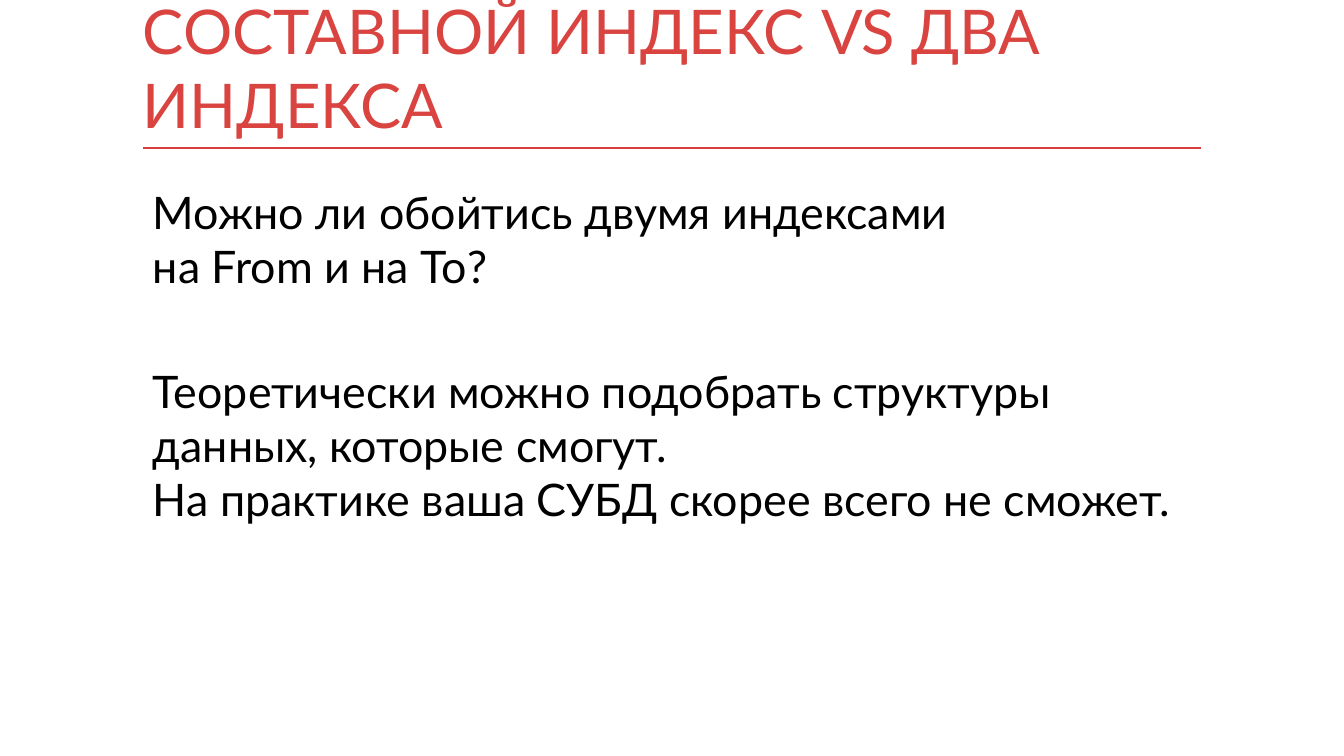
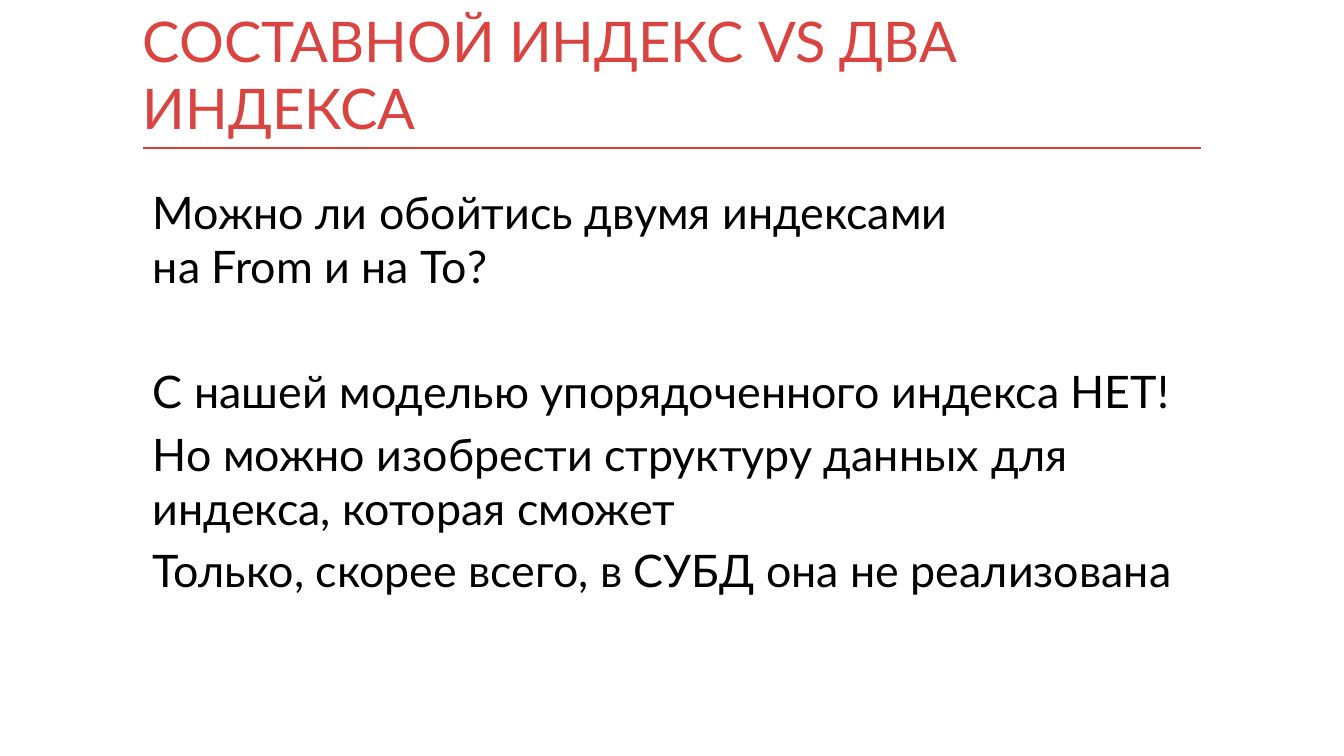
Before and after one commit to mnenorm74/web-game, a slide deck: slide 63 of db.pptx (slide 44 before the commit). Drawn at 1344x756 pixels with LibreOffice and Linux fonts; fonts in the diff are those of the drawing. Boxes give left, top, right and bottom in pixels: in the first picture for what was removed or moved away, otherwise in the second. Text is boxed around its words. In the diff, an @@ line names an element or a change of style, - is before the commit and + after.

```diff
--- a/db.pptx
+++ b/db.pptx
@@ title "СОСТАВНОЙ ИНДЕКС VS ДВА ИНДЕКСА" at [143,13,957,139]: size 44 to 40 pt @@
@@ text at [153,375,1172,595]: text changed @@
-Теоретически можно подобрать структуры данных, которые смогут.
-На практике ваша СУБД скорее всего не сможет.
+С нашей моделью упорядоченного индекса НЕТ!
+Но можно изобрести структуру данных для индекса, которая сможет
+Только, скорее всего, в СУБД она не реализована
```
Also in this commit, not shown: 39 other slides changed, 28 slides added, 3 slides removed, 2 other files.
